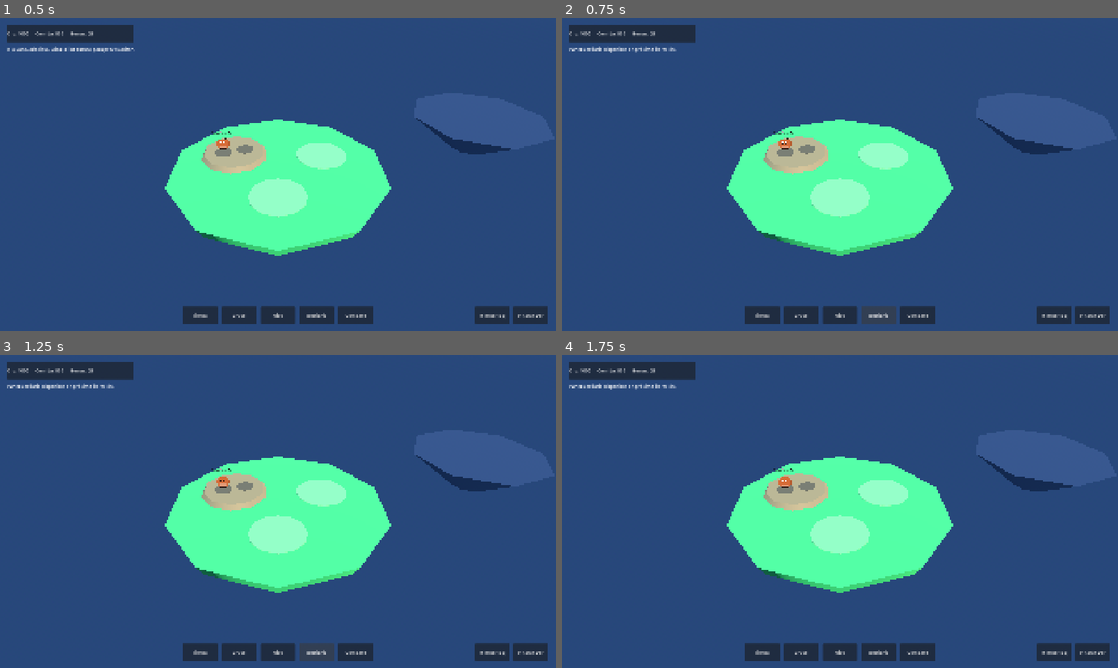
Above: before the commit, frames 1-4 (two rows, left to right).
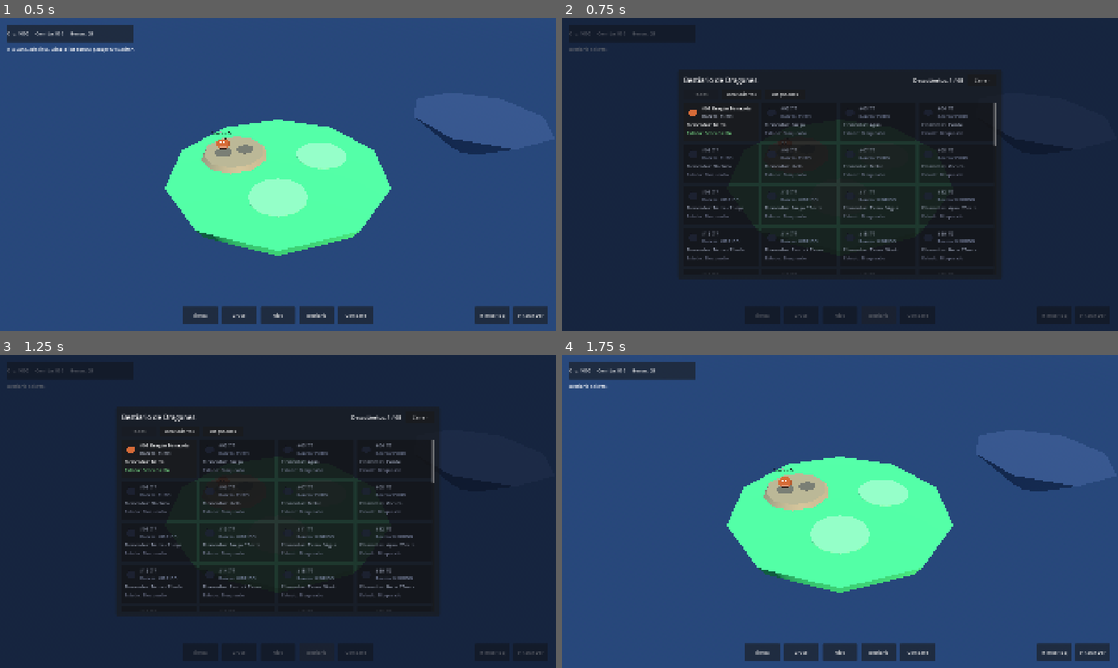
Above: after the commit, the same moments.

Repository: recab535/VJdeRecab
Game: Godot game, scene res://scenes/main.tscn
Same seed, same stepped clock (60 frames per second), same inputs: the game is played once before the commit and once after it.
Inputs (mouse positions are in pixels of both pictures, inside the frame that each line leads up to):
- Up to frame 1 (0.5 s): no input
- Up to frame 2 (0.75 s): click "Bestiario" at 0.5 s
- Up to frame 3 (1.25 s): no input
- Up to frame 4 (1.75 s): click (984, 417) at 1.25 s, where only the run after the commit has a clickable "Cerrar"

Frame 1 is identical in both runs. In frame 2, 97% of the frame differs, in the area x 0-100%, y 0-100%; in frame 3, 97%; in frame 4, 0.2%.

Commit message:
Auto-noche: Panel UI del Bestiario

Diff:
--- a/ESTADO_AGENTES.json
+++ b/ESTADO_AGENTES.json
@@ -12,7 +12,7 @@
   "ultimo_ciclo": {
     "G1": "Sección 8 en docs/game_design_base.md: reglas de construcción de hábitats, generación pasiva de oro, vista previa de islas bloqueadas y flujo Cruce + Nido.",
     "G2": "Sección 4 en docs/contrato_datos_godot.md: tabla de reglas de cruce (puros 100%, híbridos 50%/50%, opuestos 50%/50% y 4 recetas cerradas de legendarios al 4%).",
-    "A1": "Interacción de clic en IslaBloqueadaPreview con PanelIslaPreview en HUD, SlotsConstruibles en IslaInicial y escena scenes/world/habitat_base.tscn.",
-    "A2": "Escena scenes/dragons/dragon_2d.tscn (Sprite3D billboarded con pixel art procedural), generación pasiva de oro y flujos de Tienda, Cruce y Nido en GameCore y user://savegame.json."
+    "A1": "Tarea 1: Creada escena scenes/ui/bestiario_panel.tscn e integrada en scenes/main.tscn y scripts/main.gd para abrir el Bestiario desde el botón del HUD.",
+    "A2": "Tarea 1: Implementado scripts/ui/bestiario_panel.gd leyendo GameCore.especies_by_id (id, nombre, rareza, elementos, sprite_prefijo) y comparando contra GameCore.player_state['dragones'] con filtros."
   }
 }
--- a/scenes/main.tscn
+++ b/scenes/main.tscn
@@ -1,9 +1,10 @@
-[gd_scene load_steps=18 format=3]
+[gd_scene load_steps=19 format=3]
 
 [ext_resource type="Script" path="res://scripts/main.gd" id="1_main"]
 [ext_resource type="Script" path="res://scripts/world/camera_rig.gd" id="2_cam"]
 [ext_resource type="Script" path="res://scripts/ui/hud_basic.gd" id="3_hud"]
 [ext_resource type="Script" path="res://scripts/world/locked_island.gd" id="4_locked"]
+[ext_resource type="PackedScene" path="res://scenes/ui/bestiario_panel.tscn" id="5_bestiario"]
 
 [sub_resource type="ProceduralSkyMaterial" id="ProceduralSkyMaterial_1"]
 sky_top_color = Color(0.24, 0.58, 0.92, 1)
@@ -290,3 +291,7 @@
 custom_minimum_size = Vector2(120, 48)
 layout_mode = 2
 text = "Combate"
+
+[node name="BestiarioPanel" parent="HUD/RootControl" instance=ExtResource("5_bestiario")]
+visible = false
+layout_mode = 1
--- /dev/null
+++ b/scenes/ui/bestiario_panel.tscn
@@ -0,0 +1,103 @@
+[gd_scene load_steps=2 format=3]
+
+[ext_resource type="Script" path="res://scripts/ui/bestiario_panel.gd" id="1_bestiario"]
+
+[node name="BestiarioPanel" type="Control"]
+layout_mode = 3
+anchors_preset = 15
+anchor_right = 1.0
+anchor_bottom = 1.0
+grow_horizontal = 2
+grow_vertical = 2
+script = ExtResource("1_bestiario")
+
+[node name="Dimmer" type="ColorRect" parent="."]
+layout_mode = 1
+anchors_preset = 15
+anchor_right = 1.0
+anchor_bottom = 1.0
+grow_horizontal = 2
+grow_vertical = 2
+color = Color(0.05, 0.07, 0.12, 0.65)
+
+[node name="PanelContainer" type="PanelContainer" parent="."]
+layout_mode = 1
+anchors_preset = 8
+anchor_left = 0.5
+anchor_top = 0.5
+anchor_right = 0.5
+anchor_bottom = 0.5
+offset_left = -560.0
+offset_top = -360.0
+offset_right = 560.0
+offset_bottom = 360.0
+grow_horizontal = 2
+grow_vertical = 2
+
+[node name="MarginContainer" type="MarginContainer" parent="PanelContainer"]
+layout_mode = 2
+theme_override_constants/margin_left = 20
+theme_override_constants/margin_top = 16
+theme_override_constants/margin_right = 20
+theme_override_constants/margin_bottom = 16
+
+[node name="VBoxMain" type="VBoxContainer" parent="PanelContainer/MarginContainer"]
+layout_mode = 2
+theme_override_constants/separation = 12
+
+[node name="HeaderBar" type="HBoxContainer" parent="PanelContainer/MarginContainer/VBoxMain"]
+layout_mode = 2
+theme_override_constants/separation = 16
+
+[node name="LblTitulo" type="Label" parent="PanelContainer/MarginContainer/VBoxMain/HeaderBar"]
+layout_mode = 2
+size_flags_horizontal = 3
+theme_override_font_sizes/font_size = 24
+text = "Bestiario de Dragones"
+
+[node name="LblProgreso" type="Label" parent="PanelContainer/MarginContainer/VBoxMain/HeaderBar"]
+unique_name_in_owner = true
+layout_mode = 2
+theme_override_font_sizes/font_size = 18
+text = "Descubiertos: 0 / 68"
+
+[node name="BtnCerrar" type="Button" parent="PanelContainer/MarginContainer/VBoxMain/HeaderBar"]
+unique_name_in_owner = true
+custom_minimum_size = Vector2(100, 38)
+layout_mode = 2
+text = "Cerrar"
+
+[node name="FiltrosBar" type="HBoxContainer" parent="PanelContainer/MarginContainer/VBoxMain"]
+layout_mode = 2
+theme_override_constants/separation = 10
+
+[node name="BtnTodos" type="Button" parent="PanelContainer/MarginContainer/VBoxMain/FiltrosBar"]
+unique_name_in_owner = true
+custom_minimum_size = Vector2(120, 34)
+layout_mode = 2
+text = "Todos"
+
+[node name="BtnDescubiertos" type="Button" parent="PanelContainer/MarginContainer/VBoxMain/FiltrosBar"]
+unique_name_in_owner = true
+custom_minimum_size = Vector2(140, 34)
+layout_mode = 2
+text = "Descubiertos"
+
+[node name="BtnBloqueados" type="Button" parent="PanelContainer/MarginContainer/VBoxMain/FiltrosBar"]
+unique_name_in_owner = true
+custom_minimum_size = Vector2(140, 34)
+layout_mode = 2
+text = "Bloqueados"
+
+[node name="ScrollContainer" type="ScrollContainer" parent="PanelContainer/MarginContainer/VBoxMain"]
+layout_mode = 2
+size_flags_vertical = 3
+horizontal_scroll_mode = 0
+
+[node name="GridEspecies" type="GridContainer" parent="PanelContainer/MarginContainer/VBoxMain/ScrollContainer"]
+unique_name_in_owner = true
+layout_mode = 2
+size_flags_horizontal = 3
+theme_override_constants/h_separation = 12
+theme_override_constants/v_separation = 12
+columns = 4
--- a/scripts/main.gd
+++ b/scripts/main.gd
@@ -9,6 +9,7 @@
 @onready var hud: HudBasic = $HUD
 @onready var isla_bloqueada: LockedIsland = $IslaBloqueadaPreview
 @onready var slots_container: Node3D = $IslaInicial/SlotsConstruibles
+@onready var bestiario_panel: BestiarioPanel = $HUD/RootControl/BestiarioPanel
 
 var _built_habitats: Dictionary = {}
 
@@ -112,6 +113,10 @@
 				hud.show_status_message(str(res.get("msg", "")) + extra)
 			else:
 				hud.show_status_message(str(res.get("msg", "")))
+		"Bestiario":
+			if bestiario_panel:
+				bestiario_panel.open_bestiario()
+				hud.show_status_message("Bestiario abierto.")
 		_:
 			hud.show_status_message("Panel %s disponible en próxima iteración." % panel_name)
 
--- /dev/null
+++ b/scripts/ui/bestiario_panel.gd
@@ -0,0 +1,197 @@
+extends Control
+class_name BestiarioPanel
+
+## Panel UI del Bestiario: muestra las 68 especies del catálogo (descubiertas y bloqueadas).
+
+signal closed
+
+@onready var lbl_progreso: Label = %LblProgreso
+@onready var btn_cerrar: Button = %BtnCerrar
+@onready var btn_todos: Button = %BtnTodos
+@onready var btn_descubiertos: Button = %BtnDescubiertos
+@onready var btn_bloqueados: Button = %BtnBloqueados
+@onready var grid_especies: GridContainer = %GridEspecies
+
+var _current_filter: String = "todos"
+
+
+func _ready() -> void:
+	btn_cerrar.pressed.connect(close_bestiario)
+	btn_todos.pressed.connect(func() -> void: _set_filter("todos"))
+	btn_descubiertos.pressed.connect(func() -> void: _set_filter("descubiertos"))
+	btn_bloqueados.pressed.connect(func() -> void: _set_filter("bloqueados"))
+
+
+func open_bestiario() -> void:
+	visible = true
+	refresh()
+
+
+func close_bestiario() -> void:
+	visible = false
+	closed.emit()
+
+
+func _set_filter(filter_name: String) -> void:
+	_current_filter = filter_name
+	refresh()
+
+
+func refresh() -> void:
+	for child: Node in grid_especies.get_children():
+		child.queue_free()
+
+	var core: Node = get_node_or_null("/root/GameCore")
+	if core == null:
+		lbl_progreso.text = "Descubiertos: 0 / 0"
+		return
+
+	var discovered_ids: Dictionary = _get_discovered_species_ids(core)
+	var sorted_ids: Array = core.especies_by_id.keys()
+	sorted_ids.sort()
+
+	var discovered_count: int = 0
+	for raw_id: Variant in sorted_ids:
+		var sp_id: int = int(raw_id)
+		if discovered_ids.has(sp_id):
+			discovered_count += 1
+
+	lbl_progreso.text = "Descubiertos: %d / %d" % [discovered_count, sorted_ids.size()]
+	_update_filter_buttons()
+
+	for raw_id: Variant in sorted_ids:
+		var sp_id: int = int(raw_id)
+		var is_discovered: bool = discovered_ids.has(sp_id)
+		if _current_filter == "descubiertos" and not is_discovered:
+			continue
+		if _current_filter == "bloqueados" and is_discovered:
+			continue
+
+		var sp: Dictionary = core.especies_by_id.get(sp_id, {})
+		var card: PanelContainer = _create_species_card(core, sp_id, sp, is_discovered)
+		grid_especies.add_child(card)
+
+
+func _get_discovered_species_ids(core: Node) -> Dictionary:
+	var discovered: Dictionary = {}
+	var dragones: Array = core.player_state.get("dragones", [])
+	for d: Variant in dragones:
+		if d is Dictionary:
+			var sp_id: int = int(d.get("especie_id", 0))
+			if sp_id > 0:
+				discovered[sp_id] = true
+	return discovered
+
+
+func _update_filter_buttons() -> void:
+	btn_todos.disabled = (_current_filter == "todos")
+	btn_descubiertos.disabled = (_current_filter == "descubiertos")
+	btn_bloqueados.disabled = (_current_filter == "bloqueados")
+
+
+func _create_species_card(core: Node, sp_id: int, sp: Dictionary, is_discovered: bool) -> PanelContainer:
+	var card: PanelContainer = PanelContainer.new()
+	card.custom_minimum_size = Vector2(245, 132)
+	card.size_flags_horizontal = Control.SIZE_EXPAND_FILL
+
+	var nombre: String = str(sp.get("nombre", "Dragón #%d" % sp_id))
+	var rareza: String = str(sp.get("rareza", "PURO"))
+	var prefijo: String = str(sp.get("sprite_prefijo", "dragon_terracota"))
+	var elem_ids: Array = sp.get("elementos", [])
+	var elem_text: String = _format_elements(core, elem_ids)
+
+	card.tooltip_text = "%s (%s)" % [nombre if is_discovered else "Especie bloqueada", prefijo]
+	if not is_discovered:
+		card.modulate = Color(0.65, 0.68, 0.76, 0.88)
+
+	var margin: MarginContainer = MarginContainer.new()
+	margin.add_theme_constant_override("margin_left", 10)
+	margin.add_theme_constant_override("margin_top", 8)
+	margin.add_theme_constant_override("margin_right", 10)
+	margin.add_theme_constant_override("margin_bottom", 8)
+	card.add_child(margin)
+
+	var vbox: VBoxContainer = VBoxContainer.new()
+	vbox.add_theme_constant_override("separation", 6)
+	margin.add_child(vbox)
+
+	var top_row: HBoxContainer = HBoxContainer.new()
+	top_row.add_theme_constant_override("separation", 10)
+	vbox.add_child(top_row)
+
+	var icon: TextureRect = TextureRect.new()
+	icon.custom_minimum_size = Vector2(44, 44)
+	icon.stretch_mode = TextureRect.STRETCH_KEEP_ASPECT_CENTERED
+	icon.texture_filter = CanvasItem.TEXTURE_FILTER_NEAREST
+	icon.texture = _resolve_species_texture(sp_id, prefijo, is_discovered)
+	top_row.add_child(icon)
+
+	var title_box: VBoxContainer = VBoxContainer.new()
+	title_box.size_flags_horizontal = Control.SIZE_EXPAND_FILL
+	top_row.add_child(title_box)
+
+	var lbl_nombre: Label = Label.new()
+	lbl_nombre.text = "#%02d %s" % [sp_id, nombre if is_discovered else "???"]
+	lbl_nombre.autowrap_mode = TextServer.AUTOWRAP_WORD_SMART
+	title_box.add_child(lbl_nombre)
+
+	var lbl_rareza: Label = Label.new()
+	lbl_rareza.text = "Rareza: %s" % rareza
+	lbl_rareza.modulate = Color(0.85, 0.88, 0.96, 0.9)
+	title_box.add_child(lbl_rareza)
+
+	var lbl_elementos: Label = Label.new()
+	lbl_elementos.text = "Elementos: %s" % elem_text
+	lbl_elementos.autowrap_mode = TextServer.AUTOWRAP_WORD_SMART
+	vbox.add_child(lbl_elementos)
+
+	var lbl_estado: Label = Label.new()
+	lbl_estado.text = "Estado: Descubierto" if is_discovered else "Estado: Bloqueado"
+	lbl_estado.modulate = Color(0.52, 0.95, 0.58, 1.0) if is_discovered else Color(0.72, 0.72, 0.78, 1.0)
+	vbox.add_child(lbl_estado)
+
+	return card
+
+
+func _format_elements(core: Node, elem_ids: Array) -> String:
+	if elem_ids.is_empty():
+		return "-"
+	var names: PackedStringArray = []
+	for raw_elem_id: Variant in elem_ids:
+		var elem_data: Dictionary = core.get_element(int(raw_elem_id))
+		names.append(str(elem_data.get("nombre", str(raw_elem_id))))
+	return " / ".join(names)
+
+
+func _resolve_species_texture(sp_id: int, prefijo: String, is_discovered: bool) -> Texture2D:
+	var tex_path: String = "res://assets/sprites/dragons/%s_cria.png" % prefijo
+	if ResourceLoader.exists(tex_path):
+		return load(tex_path) as Texture2D
+
+	var img: Image = Image.create(16, 16, false, Image.FORMAT_RGBA8)
+	img.fill(Color(0, 0, 0, 0))
+
+	var body_color: Color = Color(0.18, 0.20, 0.26, 1.0)
+	if is_discovered:
+		body_color = Color(0.84, 0.42, 0.22, 1.0) if sp_id == 1 else Color.from_hsv(fmod(sp_id * 0.13, 1.0), 0.72, 0.85, 1.0)
+	var outline: Color = Color(0.10, 0.10, 0.14, 1.0)
+
+	for y: int in range(4, 13):
+		for x: int in range(4, 12):
+			if (x == 4 or x == 11) and (y == 4 or y == 12):
+				continue
+			img.set_pixel(x, y, body_color)
+
+	for y: int in range(6, 10):
+		img.set_pixel(2, y, body_color.darkened(0.15))
+		img.set_pixel(3, y, body_color)
+		img.set_pixel(12, y, body_color)
+		img.set_pixel(13, y, body_color.darkened(0.15))
+
+	img.set_pixel(5, 3, outline)
+	img.set_pixel(10, 3, outline)
+	if is_discovered:
+		img.set_pixel(6, 6, Color(1, 1, 1, 1))
+		img.set_pixel(9, 6, Color(1, 1, 1, 1))
+
+	return ImageTexture.create_from_image(img)
Not shown, added: scripts/dragons/dragon_2d.gd.uid
Not shown, added: scripts/world/habitat_base.gd.uid
Not shown, added: scripts/world/locked_island.gd.uid
Not shown, changed: ROADMAP_AUTO.md
